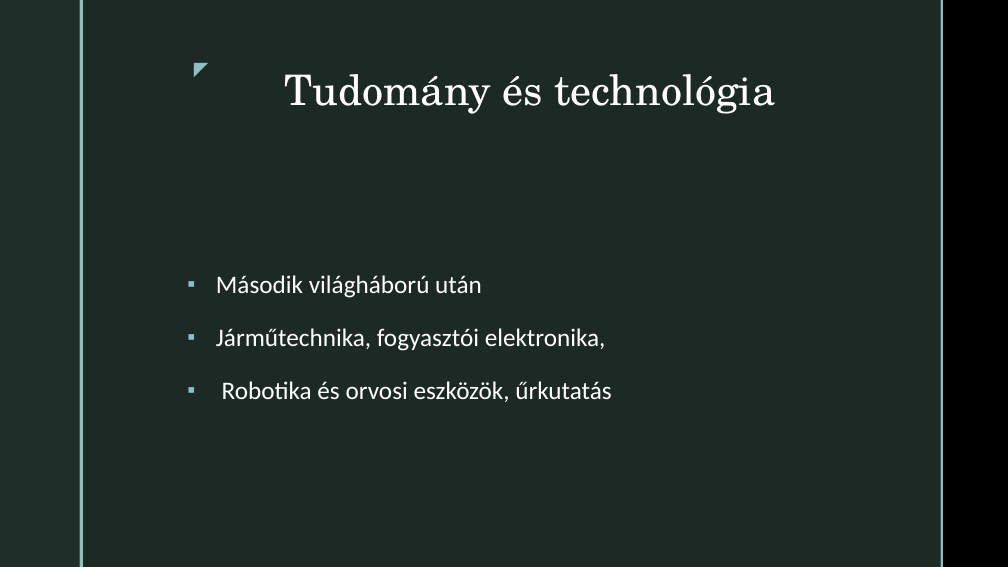
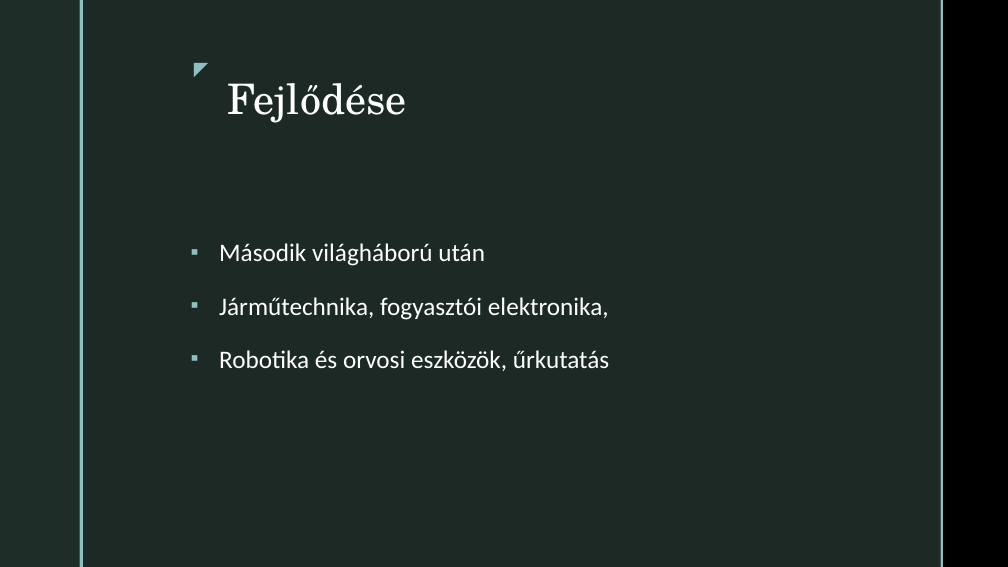
Before and after one commit to tsolya/ikt-ppt, a slide deck: slide 2 of Japán technológia.pptx. Drawn at 1008x567 pixels with LibreOffice and Linux fonts; fonts in the diff are those of the drawing; background and template pictures are left out. Boxes give left, top, right and bottom in pixels: in the first picture for what was removed or moved away, otherwise in the second. Text is boxed around its words. In the diff, an @@ line names an element or a change of style, - is before the commit and + after.

```diff
--- a/Japán technológia.pptx
+++ b/Japán technológia.pptx
@@ title at box(227, 83, 406, 123): text changed @@
-Tudomány és technológia
+Fejlődése
@@ text "Második világháború után" rewrapped from box(216, 275, 611, 402) to box(219, 243, 609, 371) @@
```
Also in this commit, not shown: 2 other slides changed, 4 slides added, 2 slides removed.
